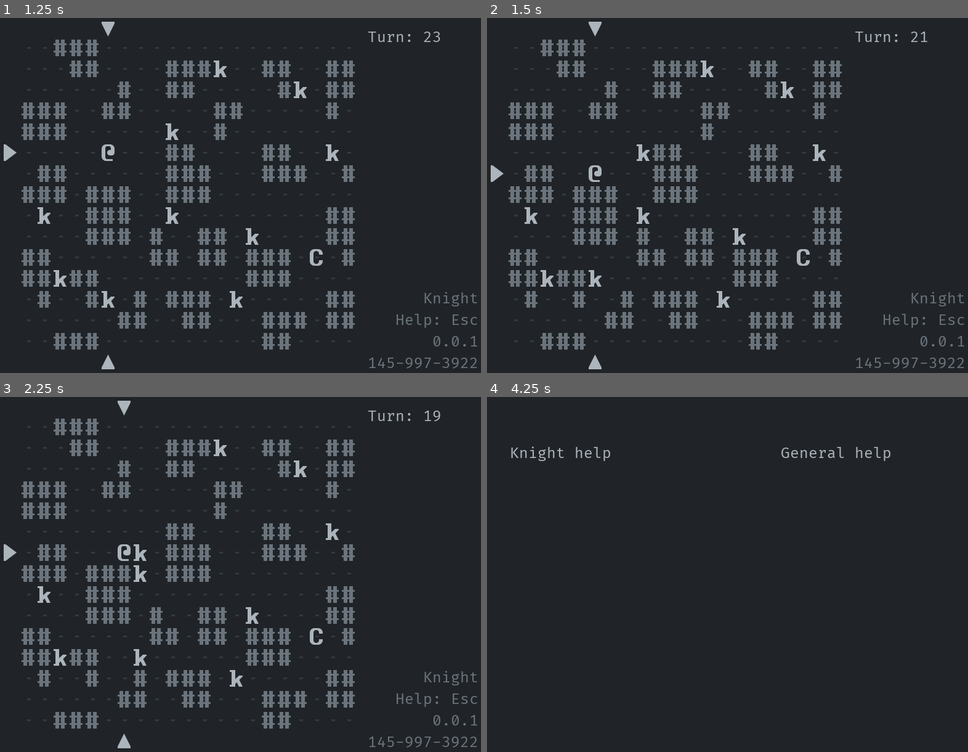
Above: before the commit, frames 1-4 (two rows, left to right).
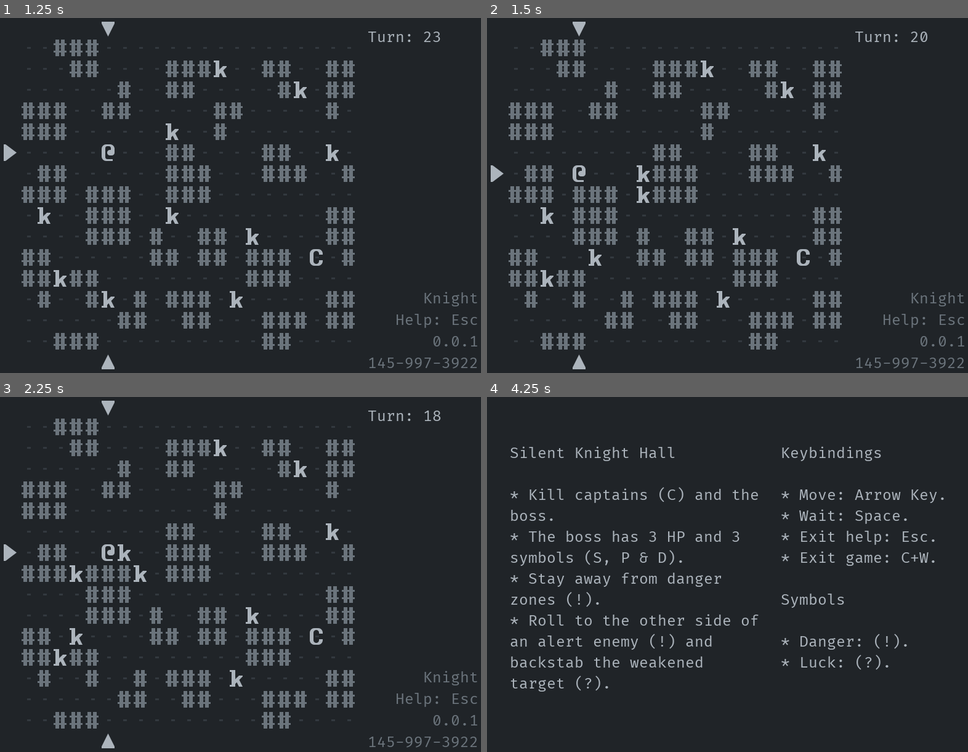
Above: after the commit, the same moments.

Repository: Bozar/OneMoreLevel
Game: Godot game, scene res://scene/main/MainScene.tscn
Same seed, same stepped clock (60 frames per second), same inputs: the game is played once before the commit and once after it.
Inputs:
- Up to frame 1 (1.25 s): tap Enter at 0.5 s; hold Right (move_right) from 0.53 s (still down); tap T (add_turn, bound only after the commit) at 0.6 s
- Up to frame 2 (1.5 s): tap Space (init_world) at 1.25 s; release Right (move_right) at 1.28 s; hold Down (move_down) from 1.28 s (still down); tap A (add_turn, bound only before the commit) at 1.35 s
- Up to frame 3 (2.25 s): tap Enter at 2 s; release Down (move_down) at 2.03 s; hold Right (move_right) from 2.03 s (still down); tap Space (init_world) at 2.1 s
- Up to frame 4 (4.25 s): tap Space (init_world) at 2.75 s; release Right (move_right) at 2.78 s; hold Up (move_up) 2.78-3.53 s; tap T (add_turn, bound only after the commit) at 2.85 s; tap Enter at 3.5 s; hold Left (move_left) from 3.53 s (still down); tap A (add_turn, bound only before the commit) at 3.6 s; tap Escape (help) at 4.15 s

Frame 1 is identical in both runs. In frame 2, 1.0% of the frame differs, in the area x 7-92%, y 1-99%; in frame 3, 0.8%; in frame 4, 4.8%, in the area x 4-96%, y 13-83%.

Commit message:
Add help text.

Diff:
--- a/library/help_text/GeneralHelp.gd
+++ b/library/help_text/GeneralHelp.gd
@@ -1 +1,8 @@
-const TEXT: String = "General help"
+const TEXT: String = "Keybindings\n\n" \
+        + "* Move: Arrow Key.\n" \
+        + "* Wait: Space.\n" \
+        + "* Exit help: Esc.\n" \
+        + "* Exit game: C+W.\n\n" \
+        + "Symbols\n\n" \
+        + "* Danger: (!).\n" \
+        + "* Luck: (?)."
--- a/library/help_text/KnightHelp.gd
+++ b/library/help_text/KnightHelp.gd
@@ -1 +1,6 @@
-const TEXT: String = "Knight help"
+const TEXT: String = "Silent Knight Hall\n\n" \
+        + "* Kill captains (C) and the boss.\n" \
+        + "* The boss has 3 HP and 3 symbols (S, P & D).\n" \
+        + "* Stay away from danger zones (!).\n" \
+        + "* Roll to the other side of an alert enemy (!) " \
+        + "and backstab the weakened target (?)."
--- a/project.godot
+++ b/project.godot
@@ -187,24 +187,28 @@
 "deadzone": 0.5,
 "events": [ Object(InputEventKey,"resource_local_to_scene":false,"resource_name":"","device":0,"alt":false,"shift":false,"control":false,"meta":false,"command":false,"pressed":false,"scancode":16777231,"unicode":0,"echo":false,"script":null)
 , Object(InputEventKey,"resource_local_to_scene":false,"resource_name":"","device":0,"alt":false,"shift":false,"control":false,"meta":false,"command":false,"pressed":false,"scancode":72,"unicode":0,"echo":false,"script":null)
+, Object(InputEventKey,"resource_local_to_scene":false,"resource_name":"","device":0,"alt":false,"shift":false,"control":false,"meta":false,"command":false,"pressed":false,"scancode":65,"unicode":0,"echo":false,"script":null)
  ]
 }
 move_right={
 "deadzone": 0.5,
 "events": [ Object(InputEventKey,"resource_local_to_scene":false,"resource_name":"","device":0,"alt":false,"shift":false,"control":false,"meta":false,"command":false,"pressed":false,"scancode":16777233,"unicode":0,"echo":false,"script":null)
 , Object(InputEventKey,"resource_local_to_scene":false,"resource_name":"","device":0,"alt":false,"shift":false,"control":false,"meta":false,"command":false,"pressed":false,"scancode":76,"unicode":0,"echo":false,"script":null)
+, Object(InputEventKey,"resource_local_to_scene":false,"resource_name":"","device":0,"alt":false,"shift":false,"control":false,"meta":false,"command":false,"pressed":false,"scancode":68,"unicode":0,"echo":false,"script":null)
  ]
 }
 move_up={
 "deadzone": 0.5,
 "events": [ Object(InputEventKey,"resource_local_to_scene":false,"resource_name":"","device":0,"alt":false,"shift":false,"control":false,"meta":false,"command":false,"pressed":false,"scancode":16777232,"unicode":0,"echo":false,"script":null)
 , Object(InputEventKey,"resource_local_to_scene":false,"resource_name":"","device":0,"alt":false,"shift":false,"control":false,"meta":false,"command":false,"pressed":false,"scancode":75,"unicode":0,"echo":false,"script":null)
+, Object(InputEventKey,"resource_local_to_scene":false,"resource_name":"","device":0,"alt":false,"shift":false,"control":false,"meta":false,"command":false,"pressed":false,"scancode":87,"unicode":0,"echo":false,"script":null)
  ]
 }
 move_down={
 "deadzone": 0.5,
 "events": [ Object(InputEventKey,"resource_local_to_scene":false,"resource_name":"","device":0,"alt":false,"shift":false,"control":false,"meta":false,"command":false,"pressed":false,"scancode":16777234,"unicode":0,"echo":false,"script":null)
 , Object(InputEventKey,"resource_local_to_scene":false,"resource_name":"","device":0,"alt":false,"shift":false,"control":false,"meta":false,"command":false,"pressed":false,"scancode":74,"unicode":0,"echo":false,"script":null)
+, Object(InputEventKey,"resource_local_to_scene":false,"resource_name":"","device":0,"alt":false,"shift":false,"control":false,"meta":false,"command":false,"pressed":false,"scancode":83,"unicode":0,"echo":false,"script":null)
  ]
 }
 init_world={
@@ -220,16 +224,17 @@
 wait={
 "deadzone": 0.5,
 "events": [ Object(InputEventKey,"resource_local_to_scene":false,"resource_name":"","device":0,"alt":false,"shift":false,"control":false,"meta":false,"command":false,"pressed":false,"scancode":32,"unicode":0,"echo":false,"script":null)
+, Object(InputEventKey,"resource_local_to_scene":false,"resource_name":"","device":0,"alt":false,"shift":false,"control":false,"meta":false,"command":false,"pressed":false,"scancode":90,"unicode":0,"echo":false,"script":null)
  ]
 }
 force_reload={
 "deadzone": 0.5,
-"events": [ Object(InputEventKey,"resource_local_to_scene":false,"resource_name":"","device":0,"alt":false,"shift":false,"control":false,"meta":false,"command":false,"pressed":false,"scancode":82,"unicode":0,"echo":false,"script":null)
+"events": [ Object(InputEventKey,"resource_local_to_scene":false,"resource_name":"","device":0,"alt":false,"shift":false,"control":false,"meta":false,"command":false,"pressed":false,"scancode":79,"unicode":0,"echo":false,"script":null)
  ]
 }
 add_turn={
 "deadzone": 0.5,
-"events": [ Object(InputEventKey,"resource_local_to_scene":false,"resource_name":"","device":0,"alt":false,"shift":false,"control":false,"meta":false,"command":false,"pressed":false,"scancode":65,"unicode":0,"echo":false,"script":null)
+"events": [ Object(InputEventKey,"resource_local_to_scene":false,"resource_name":"","device":0,"alt":false,"shift":false,"control":false,"meta":false,"command":false,"pressed":false,"scancode":84,"unicode":0,"echo":false,"script":null)
  ]
 }
 quit={
